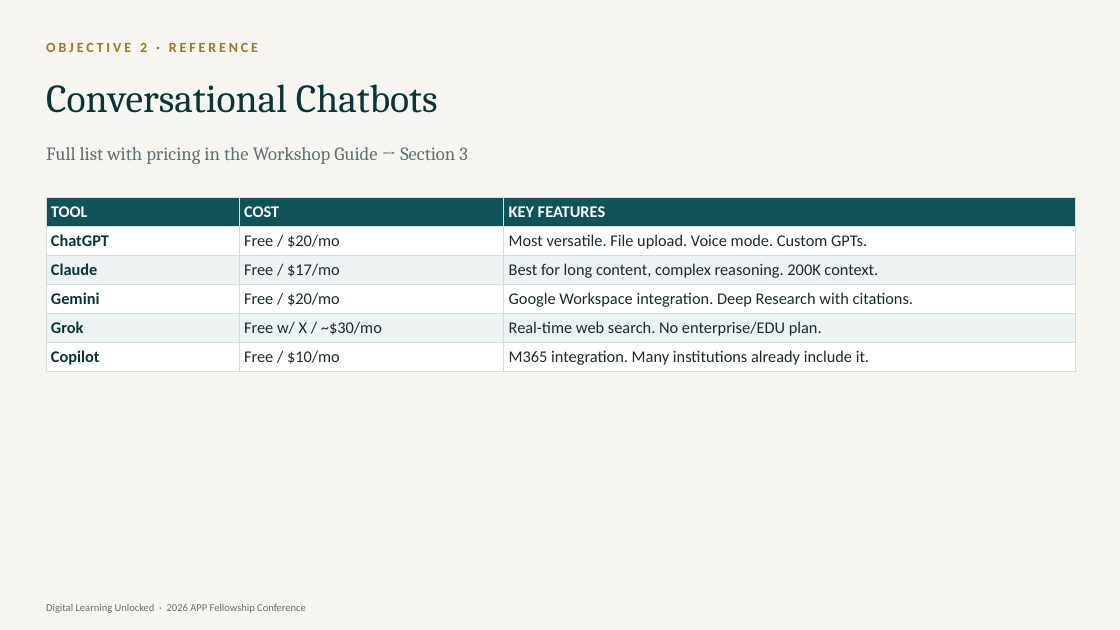
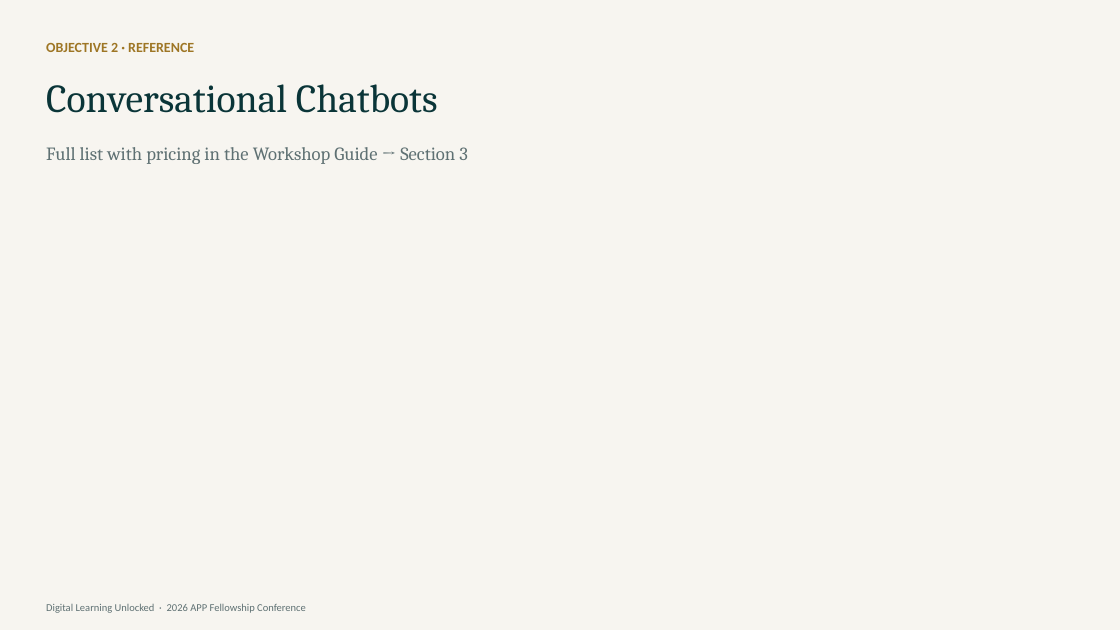
Before and after one commit to diana-brewer/digital-learning-unlocked, a slide deck: slide 10 of Digital Learning Unlocked - Slide Deck.pptx. Drawn at 1120x630 pixels with LibreOffice and Linux fonts; fonts in the diff are those of the drawing. Boxes give left, top, right and bottom in pixels: in the first picture for what was removed or moved away, otherwise in the second. Text is boxed around its words. In the diff, an @@ line names an element or a change of style, - is before the commit and + after.

```diff
--- a/Digital Learning Unlocked - Slide Deck.pptx
+++ b/Digital Learning Unlocked - Slide Deck.pptx
@@ text "OBJECTIVE 2 · REFERENCE" at bbox=[46, 43, 194, 52]: letter spacing 2.5 to 0 pt @@
@@ table removed at bbox=[46, 197, 1075, 369], 6 rows, 3 columns @@
-TOOL | COST | KEY FEATURES
-ChatGPT | Free / $20/mo | Most versatile. File upload. Voice mode. Custom GPTs.
-Claude | Free / $17/mo | Best for long content, complex reasoning. 200K context.
-Gemini | Free / $20/mo | Google Workspace integration. Deep Research with citations.
-Grok | Free w/ X / ~$30/mo | Real-time web search. No enterprise/EDU plan.
-Copilot | Free / $10/mo | M365 integration. Many institutions already include it.
```
Also in this commit, not shown: 17 other slides changed, 2 other files.
